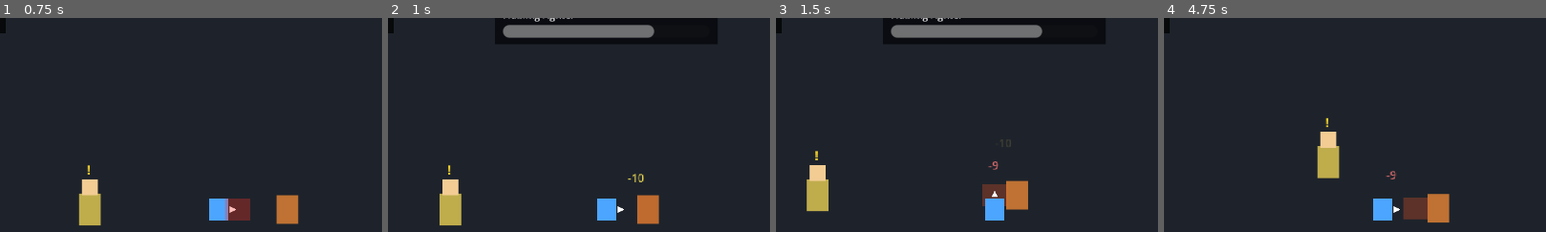
Above: before the commit, frames 1-4 (left to right).
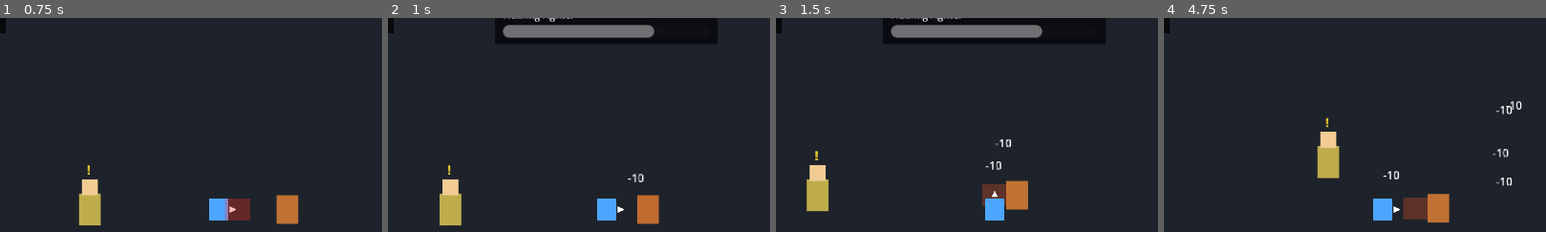
Above: after the commit, the same moments.

Repository: kikajima/dragonballsoullegacy
Game: Godot game, scene res://scenes/bootstrap/bootstrap.tscn
Same seed, same stepped clock (60 frames per second), same inputs: the game is played once before the commit and once after it.
Inputs:
- Up to frame 1 (0.75 s): tap Enter (ui_accept) at 0.5 s; hold D (move_right) from 0.53 s (still down); tap J (attack) at 0.6 s
- Up to frame 2 (1 s): keep holding D (move_right); tap Enter (ui_accept) at 0.77 s
- Up to frame 3 (1.5 s): release D (move_right) at 1.28 s; hold S (move_down) from 1.28 s (still down); tap Shift (block) at 1.35 s
- Up to frame 4 (4.75 s): tap Enter (ui_accept) at 1.52, 3.02, 3.77, 4.52 s; release S (move_down) at 2.03 s; hold D (move_right) 2.03-2.78 s; hold L (charge_ki) 2.03-2.78 s; hold W (move_up) 2.78-3.53 s; tap Space (dash) at 2.85 s; hold E (interact) 3.53-4.28 s; hold A (move_left) from 3.53 s (still down); tap K (ki_blast) at 4.35 s
The pictures show only the part of the screen within x 21-71%, y 5-55%; the shares and areas given below are measured in that part.

Frame 1 is identical in both runs. In frame 2, less than 0.1% of the frame differs, in the area x 62-67%, y 72-77%; in frame 3, 0.2%; in frame 4, 0.4%, in the area x 57-94%, y 38-79%.
Error after the commit: Trying to assign value of type 'Label' to a variable of type 'legacy_bitmap_text.gd'. (res://ui/combat/floating_combat_text.gd:7)

Commit message:
ui: render floating combat values with legacy menu font

Diff:
--- a/ui/combat/floating_combat_text.gd
+++ b/ui/combat/floating_combat_text.gd
@@ -4,7 +4,7 @@
 @export var lifetime: float = 0.65
 @export var rise_distance: float = 18.0
 
-@onready var label: Label = $Label
+@onready var label: LegacyBitmapText = $Label
 
 var _elapsed: float = 0.0
 var _start_position: Vector2
@@ -18,7 +18,7 @@
 	# first _process() snaps every damage number back to the world origin.
 	_start_position = position
 	_elapsed = 0.0
-	label.text = text_value
+	label.set_text(text_value)
 	label.modulate = text_color
 
 func _process(delta: float) -> void:
